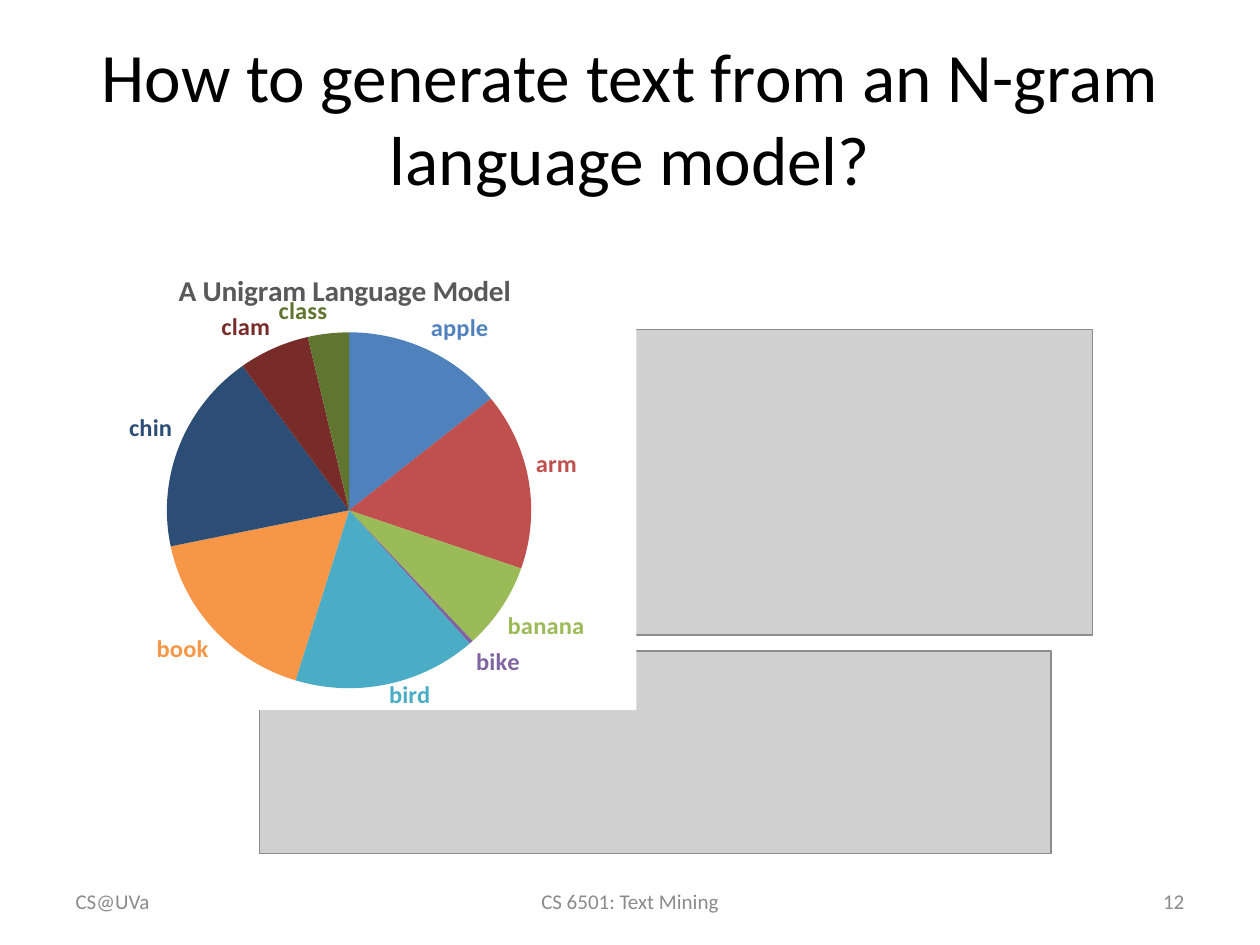
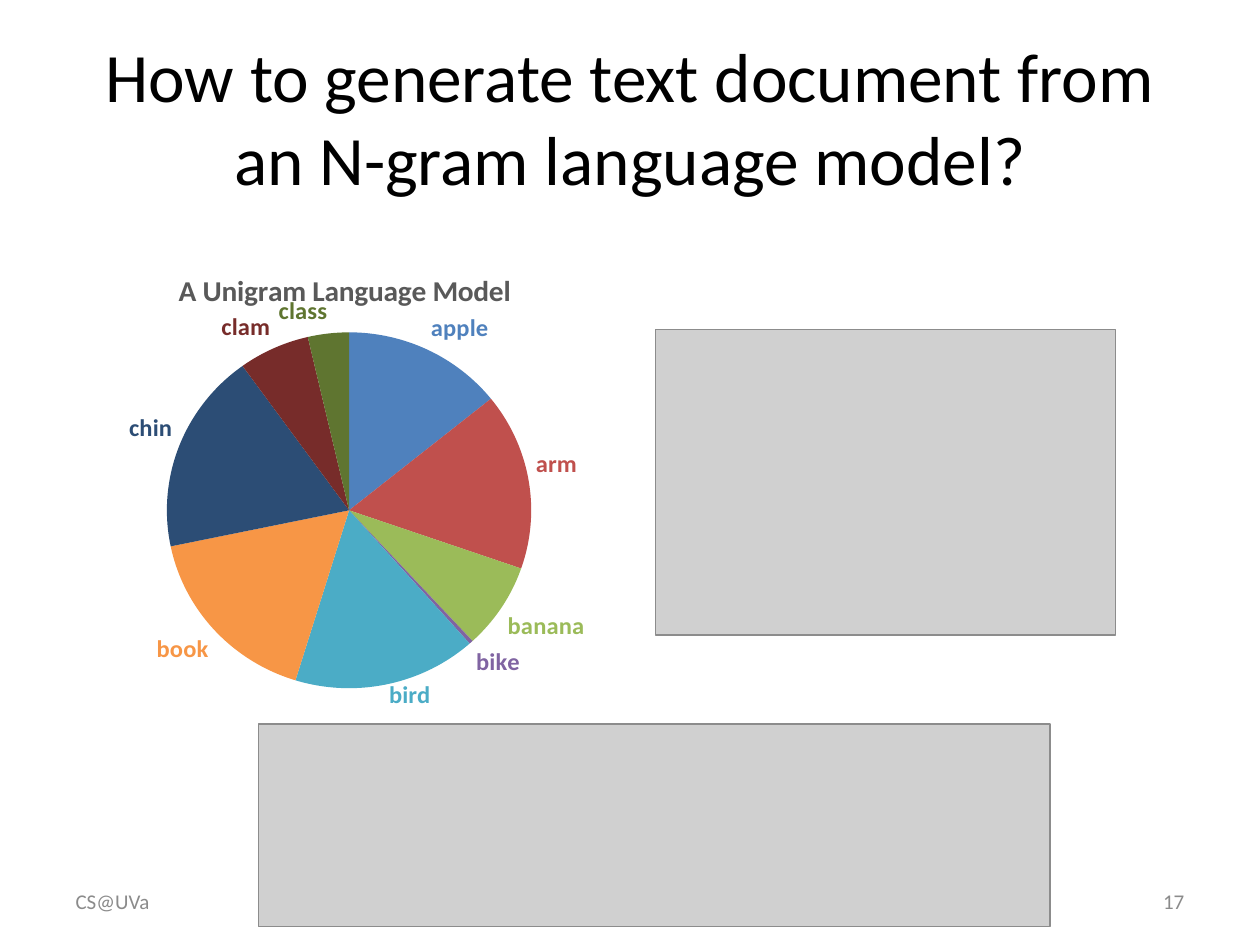
Before and after one commit to wang296/IR2015, a slide deck: slide 17 of docs/Language Models.pptx (slide 12 before the commit). Drawn at 1260x945 pixels with LibreOffice and Linux fonts; fonts in the diff are those of the drawing; grey boxes stand for pictures. Boxes give left, top, right and bottom in pixels: in the first picture for what was removed or moved away, otherwise in the second. Text is boxed around its words. In the diff, an @@ line names an element or a change of style, - is before the commit and + after.

```diff
--- a/docs/Language Models.pptx
+++ b/docs/Language Models.pptx
@@ title at [106,54,1154,197]: text changed @@
-How to generate text from an N-gram language model?
+How to generate text document from an N-gram language model?
@@ picture: place and size @@
-picture at [633,329,1092,635]
+picture at [655,329,1115,635]
@@ picture: place and size @@
-picture at [260,651,1051,854]
+picture at [258,724,1050,927]
@@ text removed at [541,895,718,913] @@
-CS 6501: Text Mining
@@ page number at [1163,895,1184,909]: text changed @@
-12
+17
```
Also in this commit, not shown: 43 other slides changed, 9 slides added, 1 slide removed, 1 other file.
